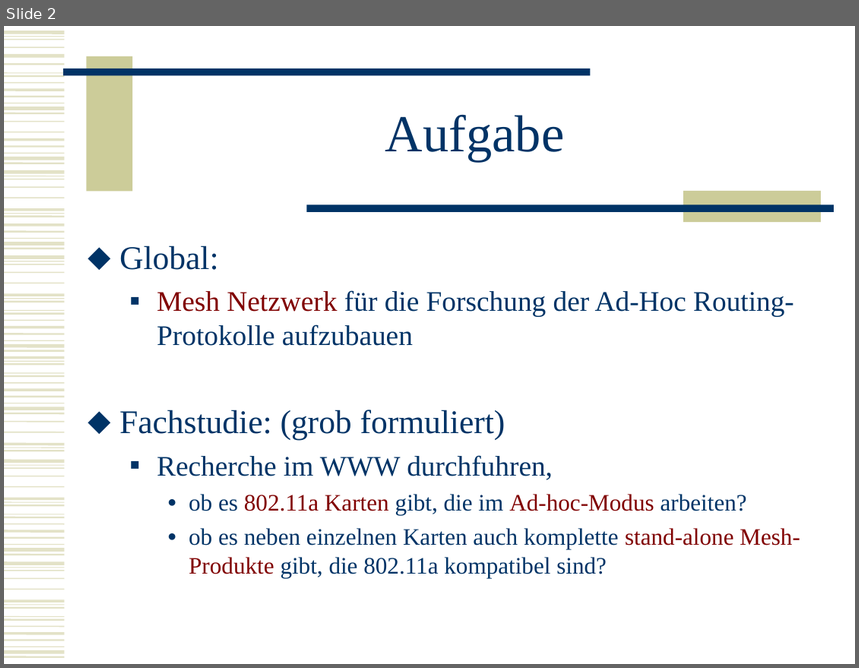
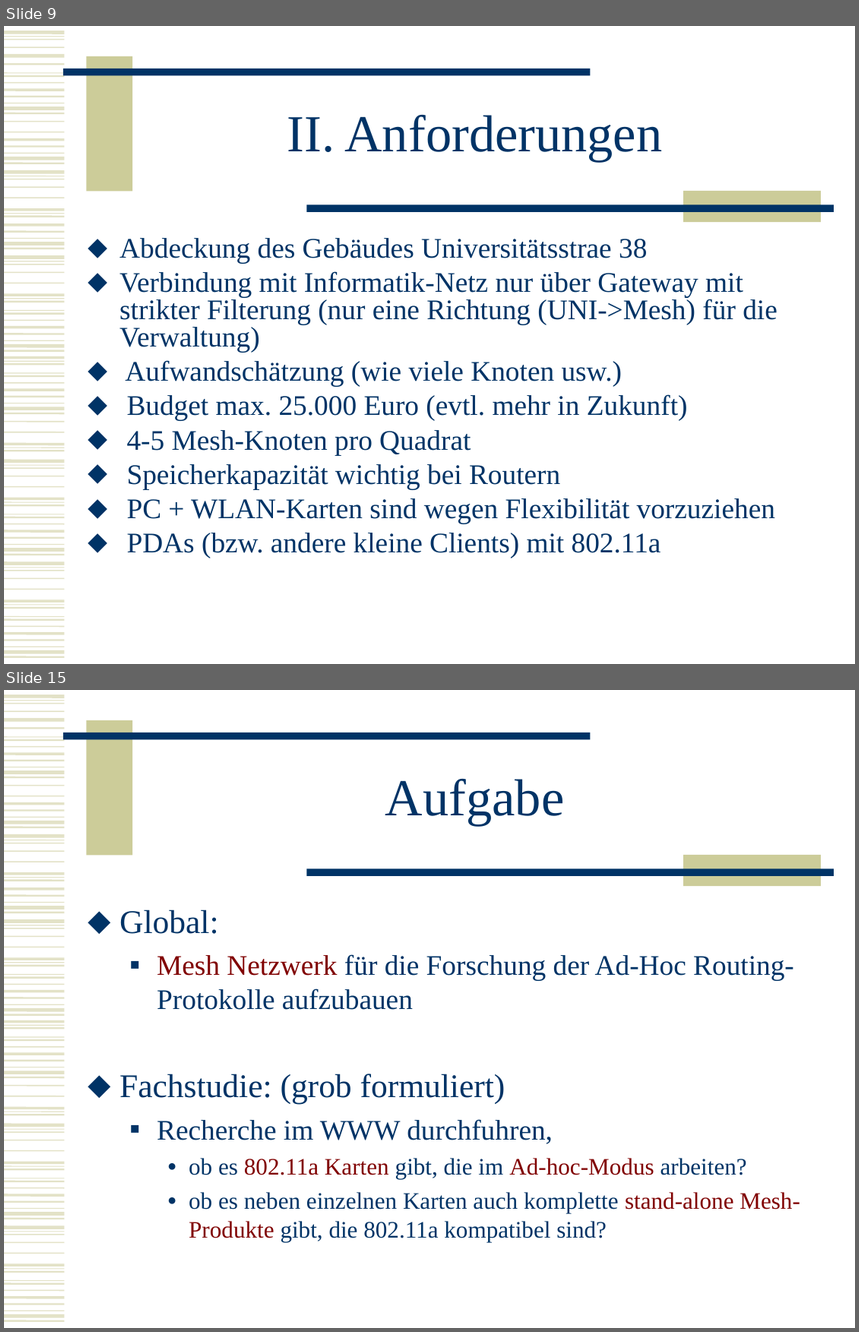
Before and after one commit to BackupTheBerlios/mesh2nexus-svn, a slide deck: documents/folien/MeshNew.ppt. Shown one above the other, each under a label of ours: slide 2 before the commit, slides 9 and 15 after it; the slides between them are not shown. The pictures are 859x668 and 859x1332 pixels, drawn with LibreOffice and Linux fonts; fonts in the diff are those of the drawing. Boxes give left, top, right and bottom in pixels: in the first picture for what was removed or moved away, otherwise in the second. Text is boxed around its words. In the diff, an @@ line names an element or a change of style, - is before the commit and + after.

```diff
--- a/documents/folien/MeshNew.ppt
+++ b/documents/folien/MeshNew.ppt
@@ slide 9 added at [4,26,855,664], background #FFFFFF; not listed: 102 template elements that a slide beside it also shows @@
@@ title added at [287,115,663,162], 44 pt, text #003366 @@
+II. Anforderungen
@@ text added at [120,238,778,558], 24 pt, text #003366 @@
+⬥ Abdeckung des Gebäudes Universitätsstrae 38
+⬥ Verbindung mit Informatik-Netz nur über Gateway mit strikter Filterung (nur eine Richtung (UNI->Mesh) für die Verwaltung)
+⬥ Aufwandschätzung (wie viele Knoten usw.)
+⬥ Budget max. 25.000 Euro (evtl. mehr in Zukunft)
+⬥ 4-5 Mesh-Knoten pro Quadrat
+⬥ Speicherkapazität wichtig bei Routern
+⬥ PC + WLAN-Karten sind wegen Flexibilität vorzuziehen
+⬥ PDAs (bzw. andere kleine Clients) mit 802.11a
@@ what was slide 2 is now slide 15 @@
```
Also in this commit, not shown: 1 slide changed, 15 other slides added, 1 slide removed.
